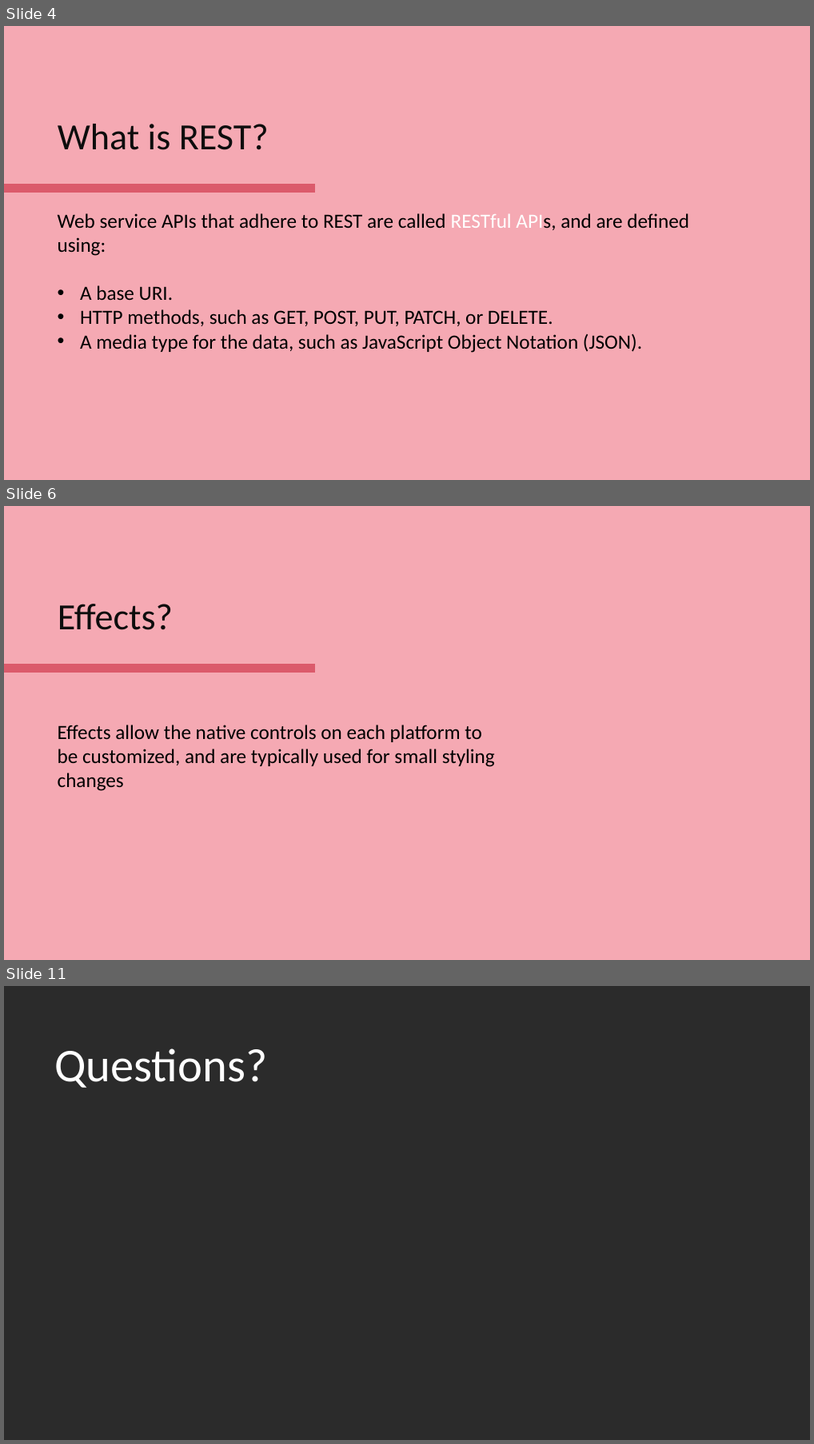
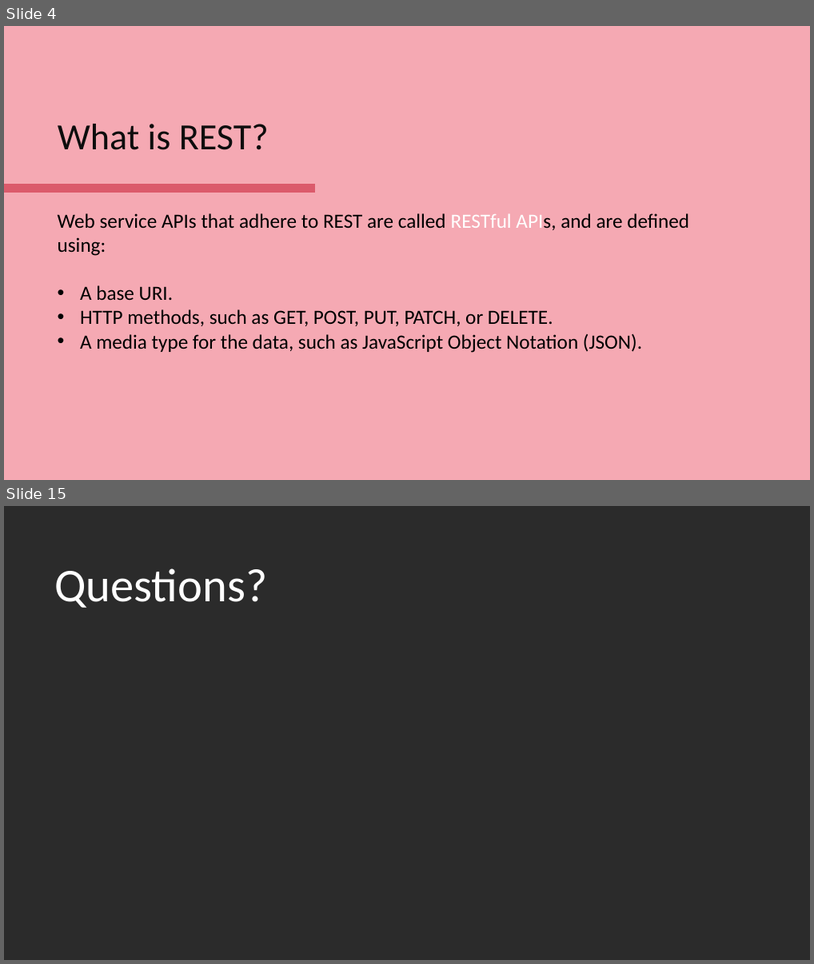
Before and after one commit to HopePH/Playground, a slide deck: PPT/WorkShop/REST Service.pptx. Shown one above the other, each under a label of ours: slides 4, 6 and 11 before the commit, slides 4 and 15 after it; the slides between them are not shown. The pictures are 814x1444 and 814x964 pixels, drawn with LibreOffice and Linux fonts; fonts in the diff are those of the drawing; background and template pictures are left out; a plain dark background stands for a picture behind light text. Boxes give left, top, right and bottom in pixels: in the first picture for what was removed or moved away, otherwise in the second. Text is boxed around its words. In the diff, an @@ line names an element or a change of style, - is before the commit and + after.

```diff
--- a/PPT/WorkShop/REST Service.pptx
+++ b/PPT/WorkShop/REST Service.pptx
@@ slide 6 removed at (4,506,810,960), background #F5A9B3 @@
@@ title removed at (58,604,173,630) @@
-Effects?
@@ line removed from (4, 668) to (315, 668) @@
@@ text removed at (58,724,495,791) @@
-Effects allow the native controls on each platform to be customized, and are typically used for small styling changes
@@ what was slide 11 is now slide 15 @@
```
Also in this commit, not shown: 2 slides changed, 9 slides added, 4 other slides removed.
